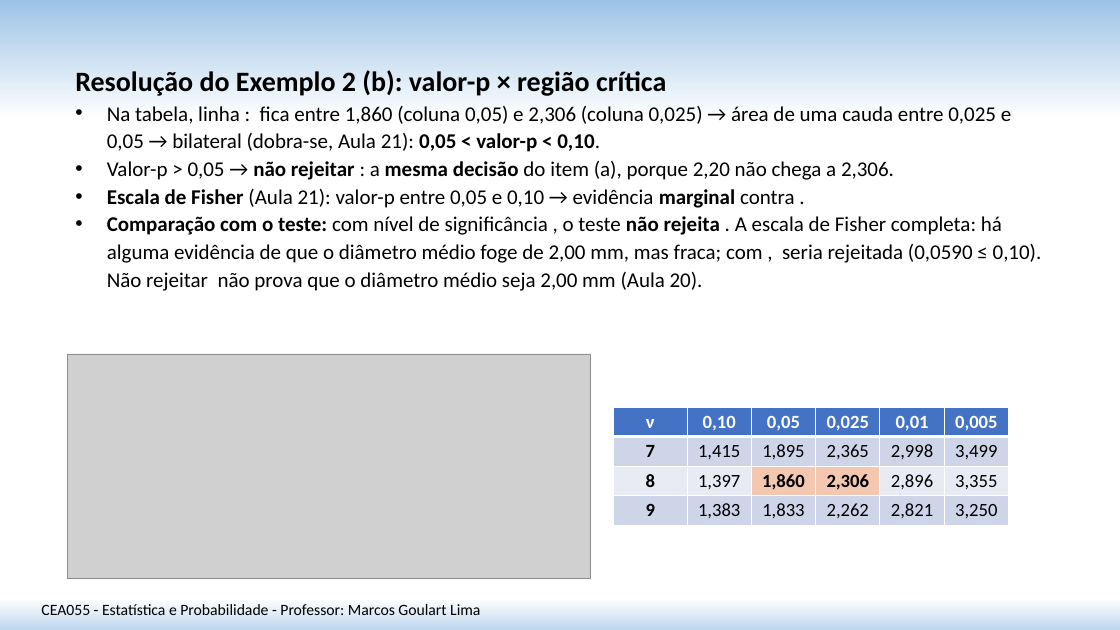
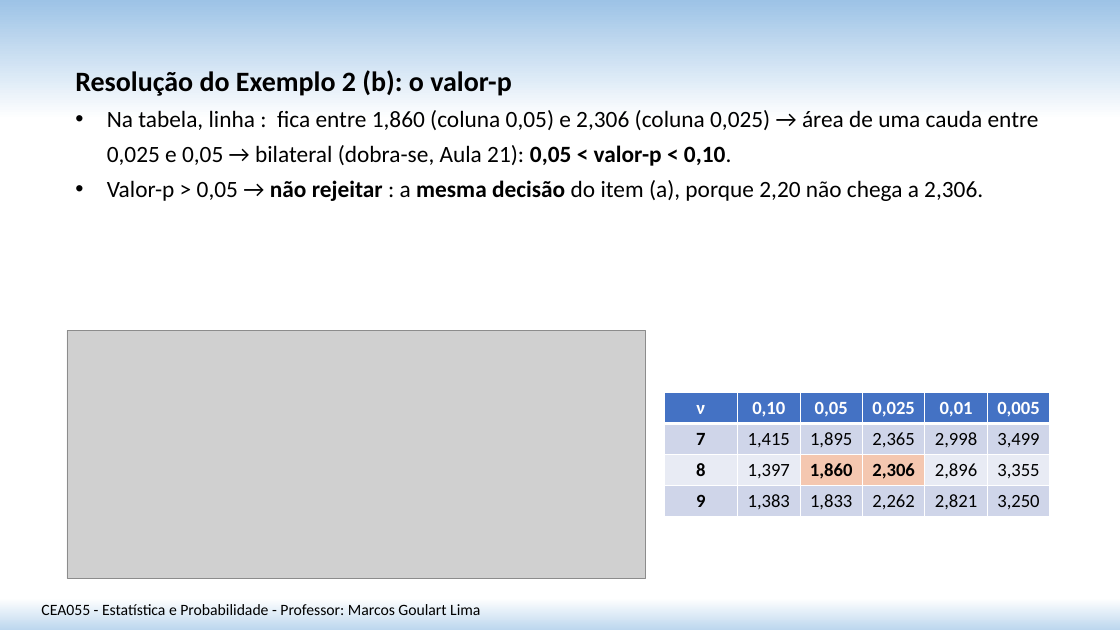
Before and after one commit to matmarcos/minhas-aulas, a slide deck: slide 11 of content/2026-2/cea055-estatistica-probabilidade/22-teste-hipotese-media-var-desconhecida/Aula_22_Teste_Hipotese_Media_Var_Desconhecida_SITE.pptx. Drawn at 1120x630 pixels with LibreOffice and Linux fonts; fonts in the diff are those of the drawing; grey boxes stand for pictures. Boxes give left, top, right and bottom in pixels: in the first picture for what was removed or moved away, otherwise in the second. Text is boxed around its words. In the diff, an @@ line names an element or a change of style, - is before the commit and + after.

```diff
--- a/content/2026-2/cea055-estatistica-probabilidade/22-teste-hipotese-media-var-desconhecida/Aula_22_Teste_Hipotese_Media_Var_Desconhecida_SITE.pptx
+++ b/content/2026-2/cea055-estatistica-probabilidade/22-teste-hipotese-media-var-desconhecida/Aula_22_Teste_Hipotese_Media_Var_Desconhecida_SITE.pptx
@@ text at box(75, 70, 512, 96): text changed @@
-Resolução do Exemplo 2 (b): valor-p × região crítica
+Resolução do Exemplo 2 (b): o valor-p
@@ text at box(107, 110, 1039, 201): size 18 to 20 pt in "Na tabela, linha : fica entre 1,860 ...", "Valor-p > 0,05 → não rejeitar : ..."; line spacing 1.1 to 1.25 @@
@@ text at box(107, 189, 1042, 291): paragraphs removed @@
-• Escala de Fisher (Aula 21): valor-p entre 0,05 e 0,10 → evidência marginal contra .
-• Comparação com o teste: com nível de significância , o teste não rejeita . A escala de Fisher completa: há alguma evidência de que o diâmetro médio foge de 2,00 mm, mas fraca; com , seria rejeitada (0,0590 ≤ 0,10). Não rejeitar não prova que o diâmetro médio seja 2,00 mm (Aula 20).
@@ picture: place and size @@
-picture at box(67, 354, 591, 579)
+picture at box(67, 330, 646, 579)
@@ table: place and size @@
-table at box(613, 408, 1010, 525)
+table at box(665, 392, 1049, 518)
```
Also in this commit, not shown: 1 slide added, 3 other files.
